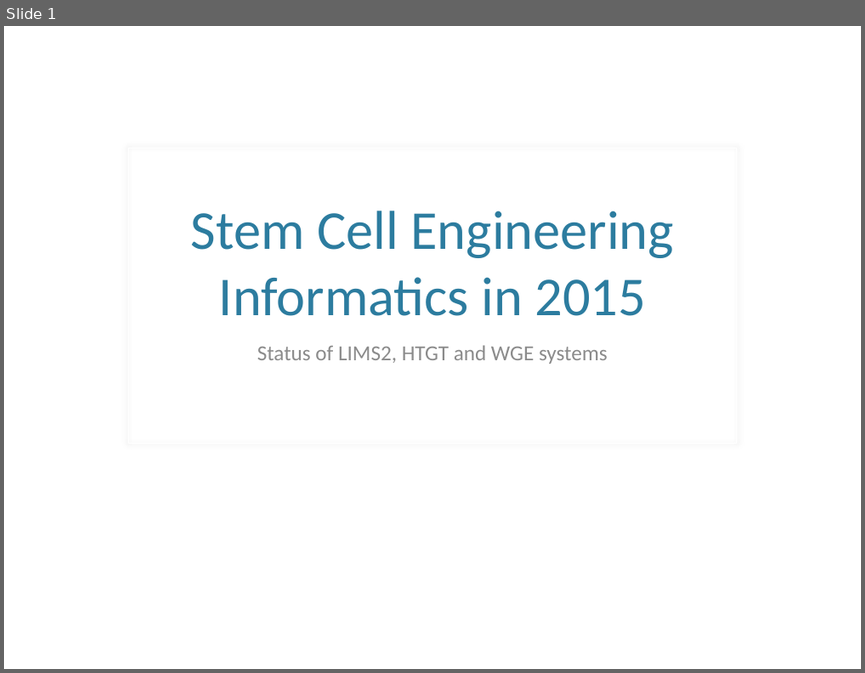
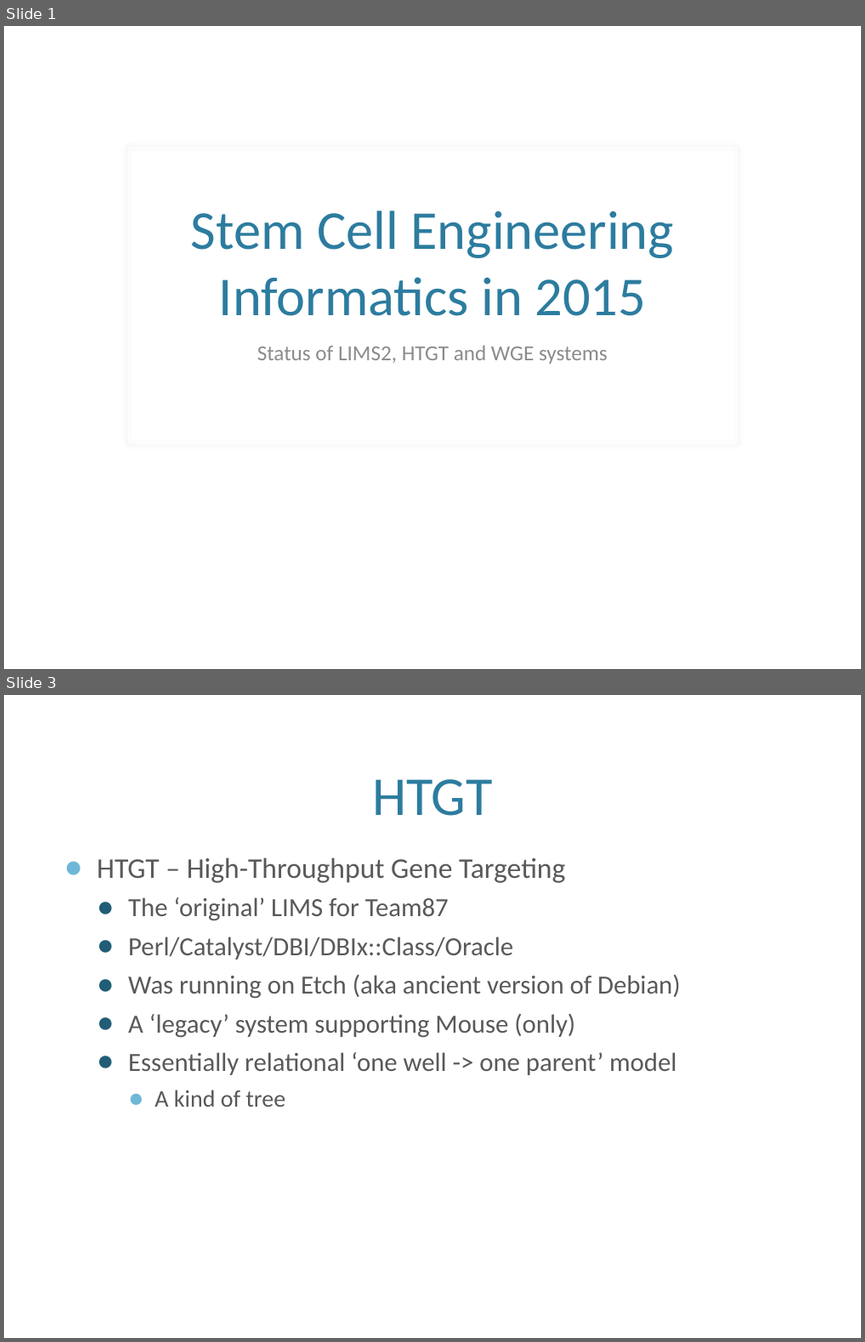
Before and after one commit to htgt/Docs, a slide deck: IMG-2015.pptx. Shown one above the other, each under a label of ours: slide 1 before the commit, slides 1 and 3 after it; the slides between them are not shown. The pictures are 865x673 and 865x1342 pixels, drawn with LibreOffice and Linux fonts; fonts in the diff are those of the drawing; background and template pictures are left out. Boxes give left, top, right and bottom in pixels: in the first picture for what was removed or moved away, otherwise in the second. Text is boxed around its words. In the diff, an @@ line names an element or a change of style, - is before the commit and + after.

Commit message:
HTGT2 and LIMS2

```diff
--- a/IMG-2015.pptx
+++ b/IMG-2015.pptx
@@ slide 3 added at bbox=[4, 695, 861, 1338], background picture (left out) @@
@@ title added at bbox=[372, 779, 492, 816], 46 pt, text #2C7C9F @@
+HTGT
@@ text added at bbox=[97, 857, 681, 1106], 22 pt, text #595959 @@
+● HTGT – High-Throughput Gene Targeting
+  ● The ‘original’ LIMS for Team87
+  ● Perl/Catalyst/DBI/DBIx::Class/Oracle
+  ● Was running on Etch (aka ancient version of Debian)
+  ● A ‘legacy’ system supporting Mouse (only)
+  ● Essentially relational ‘one well -> one parent’ model
+    ● A kind of tree
```
Also in this commit, not shown: 1 slide changed, 6 other slides added.
